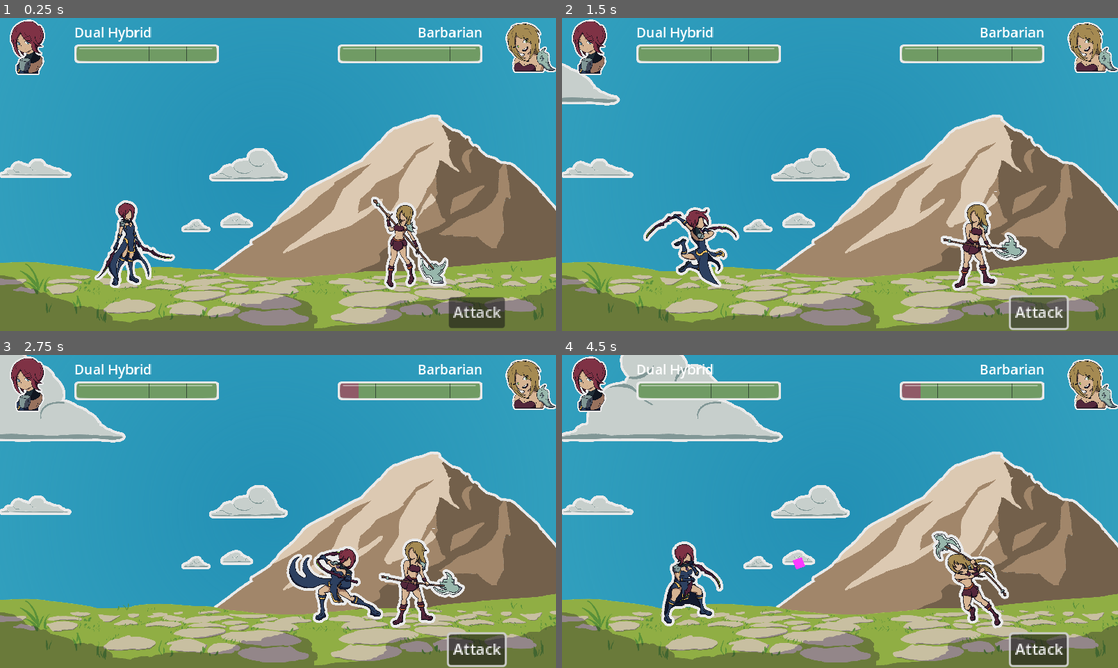
Above: before the commit, frames 1-4 (two rows, left to right).
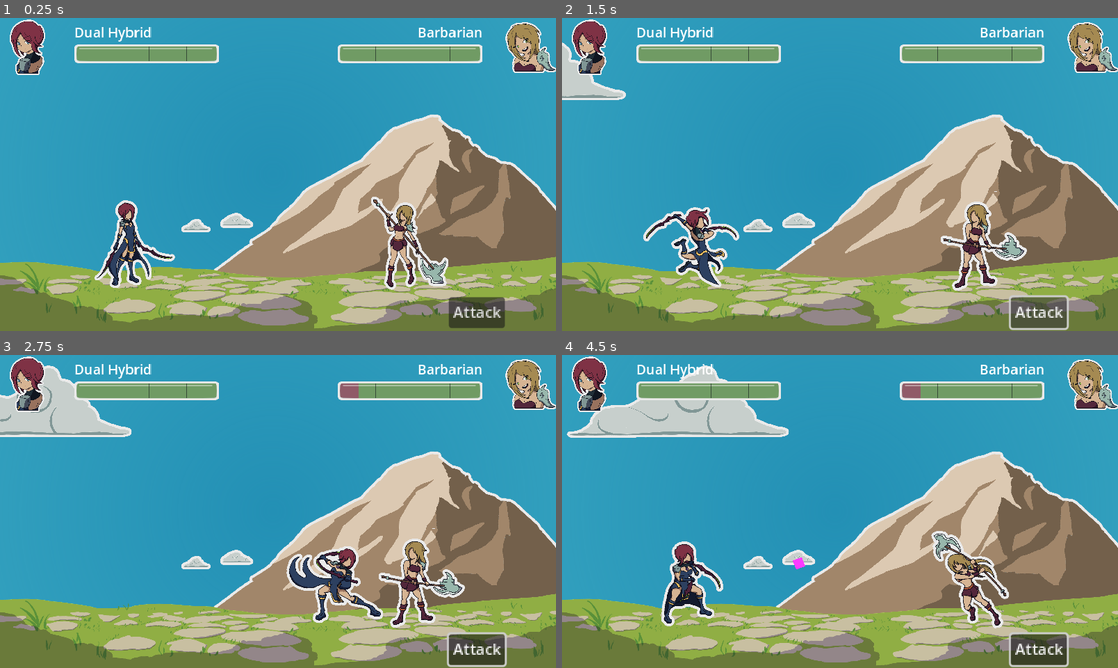
Above: after the commit, the same moments.

Repository: MajorZiploc/sticker_book_moments
Game: Godot game, scene res://lvls/battle_scene.tscn
Two runs of this game, one before a commit and one after it. Both use one fixed random seed, a clock stepped at 60 frames per second and the inputs below.
Inputs (mouse positions are in pixels of both pictures, inside the frame that each line leads up to):
- Up to frame 1 (0.25 s): no input
- Up to frame 2 (1.5 s): tap Enter (ui_accept) at 0.5, 0.77 s; move the mouse to (962, 158) at 0.52 s; hold D (right) 0.53-1.25 s; hold F 0.53-1.25 s; click (962, 158) at 0.67 s; click "Attack" at 1.25 s
- Up to frame 3 (2.75 s): move the mouse to (166, 527) at 2.02 s; hold S (down) from 2.03 s (still down); tap Space at 2.1 s; tap Enter (ui_accept) at 2.27 s
- Up to frame 4 (4.5 s): move the mouse to (895, 442) at 2.77 s; release S (down) at 2.78 s; hold D (right) 2.78-3.53 s; hold F 2.78-3.53 s; move the mouse to (812, 574) at 3.52 s; hold W (up) 3.53-4.28 s; tap Space at 3.6 s; click (812, 574) at 3.67 s; tap Enter (ui_accept) at 3.77 s; move the mouse to (1006, 558) at 4.27 s; hold A (left) from 4.28 s (still down); hold F from 4.28 s (still down)

The runs differ from the first frame. In frame 1, 1.5% of the frame differs, in the area x 0-52%, y 41-53%; in frame 2, 2.1%; in frame 3, 3.1%; in frame 4, 4.6%, in the area x 0-52%, y 0-53%.

Commit message:
+md_clouds;fix hide fn

Diff:
--- a/lvls/battle_scene.gd
+++ b/lvls/battle_scene.gd
@@ -28,8 +28,8 @@
     self.sm_clouds = sm_clouds;
 
 @onready var background = Background.new(
-  [$bg_root/lg_cloud, $bg_root/lg_cloud_2],
-  [],
+  [$bg_root/lg_cloud_2, $bg_root/lg_cloud],
+  [$bg_root/md_cloud_2, $bg_root/md_cloud],
   [],
 );
 @onready var player = CombatUnit.new(
@@ -155,9 +155,11 @@
     await get_tree().create_timer(timer_wait).timeout;
 
 func _hide_bg_eles(sprites: Array[Sprite2D]):
-  for cloud in background.lg_clouds:
-    cloud.visible = false;
+  for sprite in sprites:
+    sprite.visible = false;
 
 func _init_bg():
   _hide_bg_eles(background.lg_clouds);
+  _hide_bg_eles(background.md_clouds);
   _init_bg_cloud_movements(background.lg_clouds, -1200, 3300, 20, 0.6);
+  _init_bg_cloud_movements(background.md_clouds, 2800, -1000, 30, 0.6);
